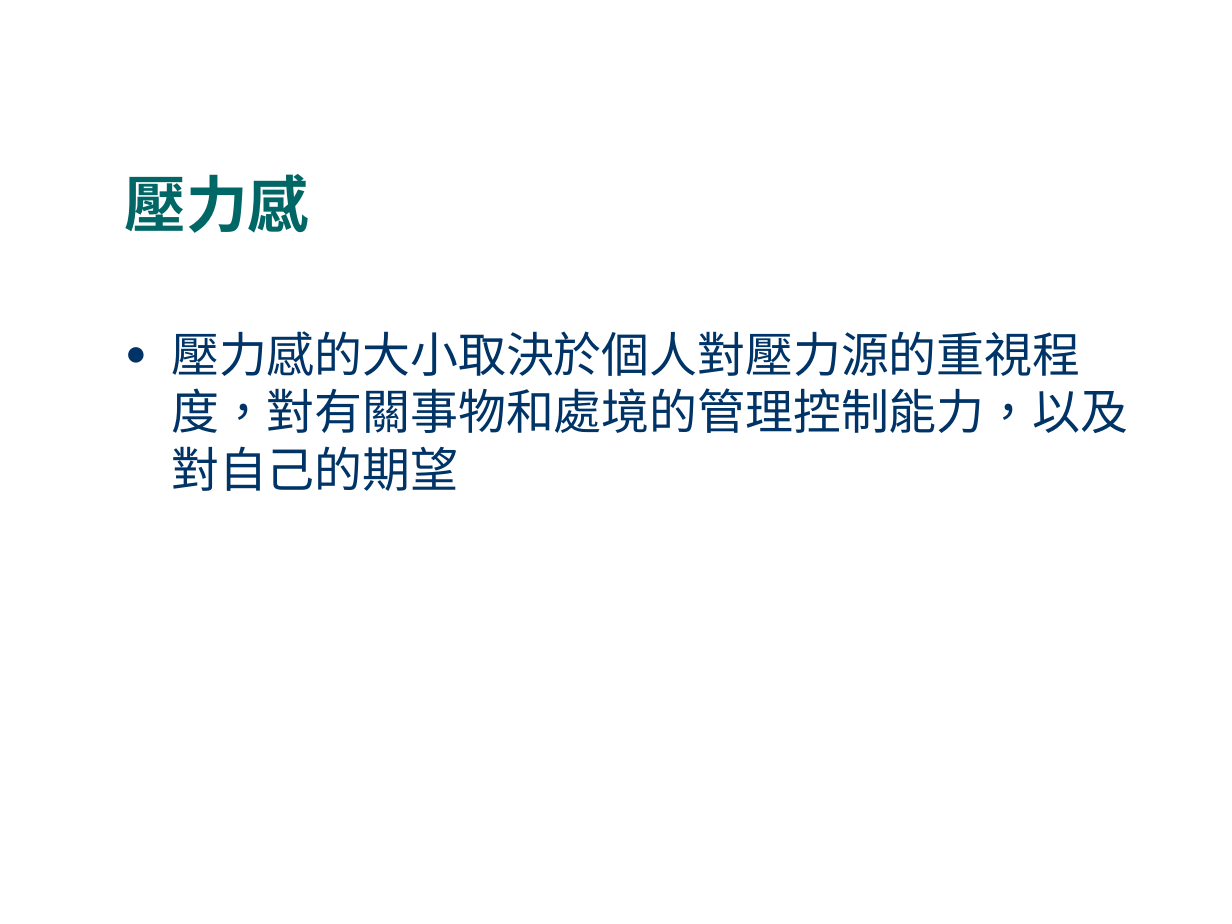
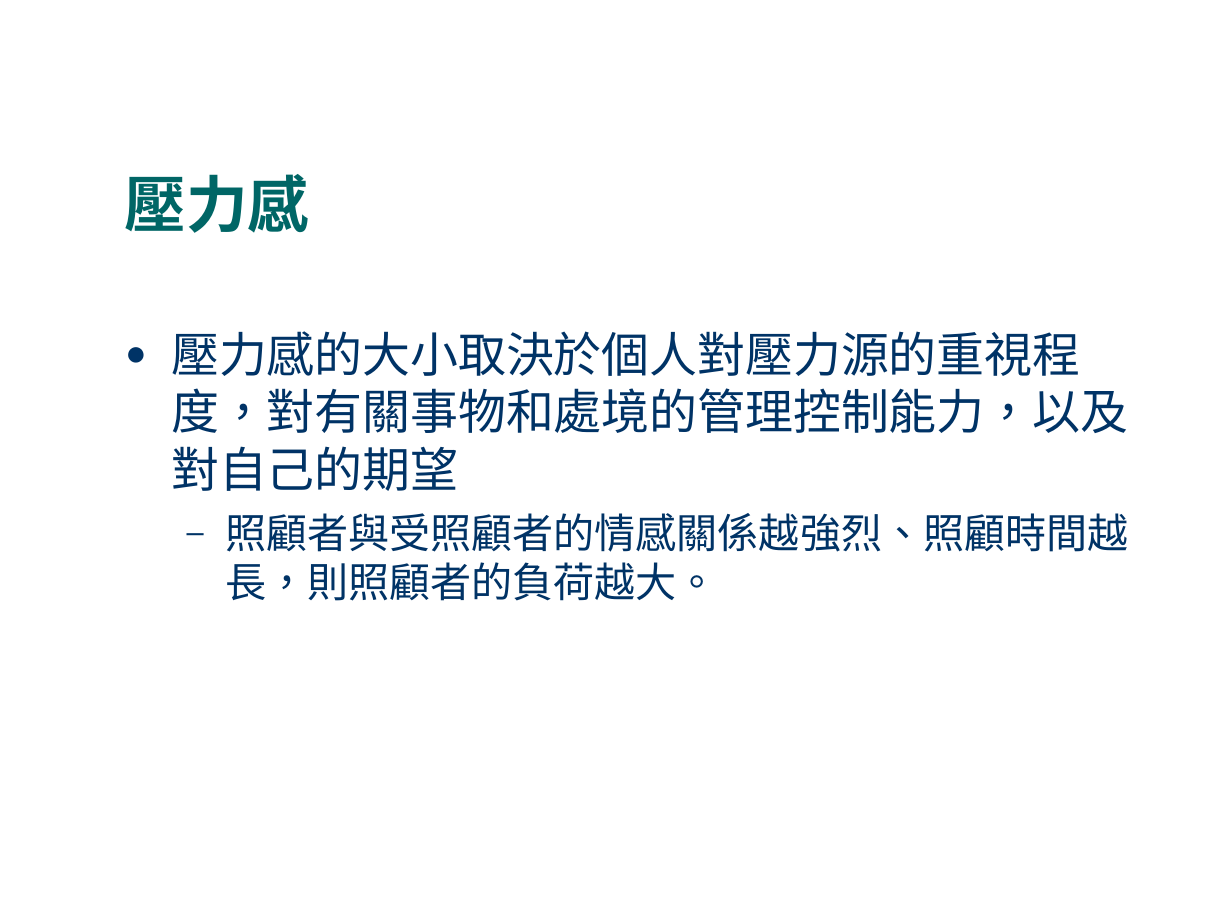
Before and after one commit to fhopecc/stxt, a slide deck: slide 9 of doc/tutorial/home_care.odp. Drawn at 1232x924 pixels with LibreOffice and Linux fonts; fonts in the diff are those of the drawing. Boxes give left, top, right and bottom in pixels: in the first picture for what was removed or moved away, otherwise in the second. Text is boxed around its words. In the diff, an @@ line names an element or a change of style, - is before the commit and + after.

```diff
--- a/doc/tutorial/home_care.odp
+++ b/doc/tutorial/home_care.odp
@@ text at bbox=[225, 513, 1129, 601]: paragraph added @@
+  – 照顧者與受照顧者的情感關係越強烈、照顧時間越長，則照顧者的負荷越大。
```
Also in this commit, not shown: 6 other slides changed, 1 slide added, 2 slides removed.
